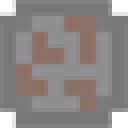
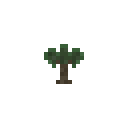
Revision of a layered w=128, h=128 image; what changed, layer by layer:
added layer "Layer 2" above "Layer 1" over [44, 44, 84, 84]
hid "Layer 1", painted on it over [0, 0, 128, 128]
